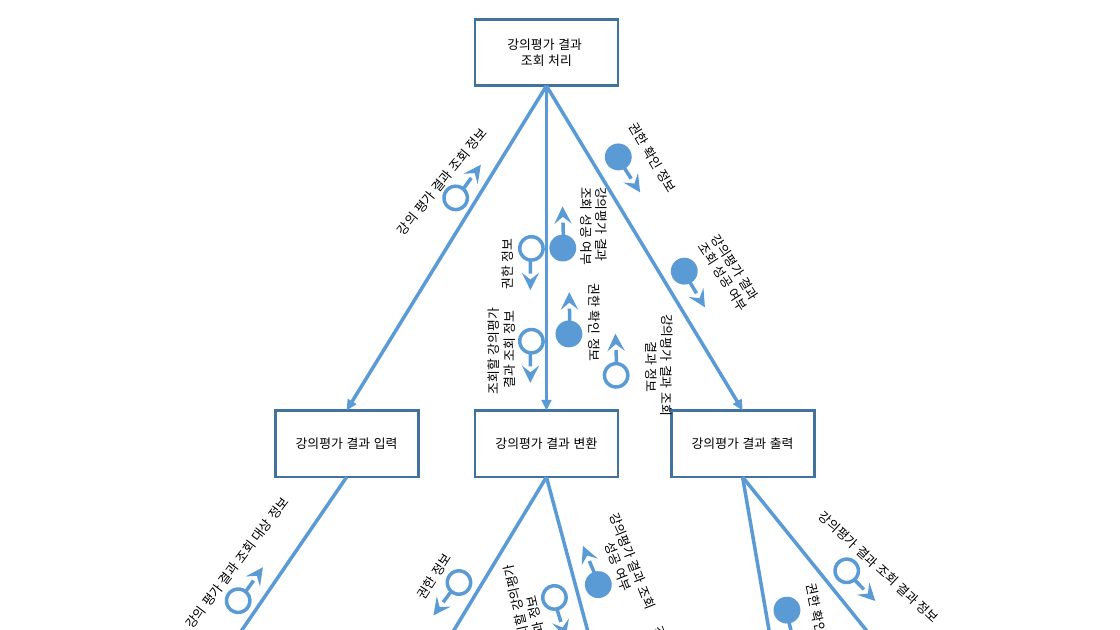
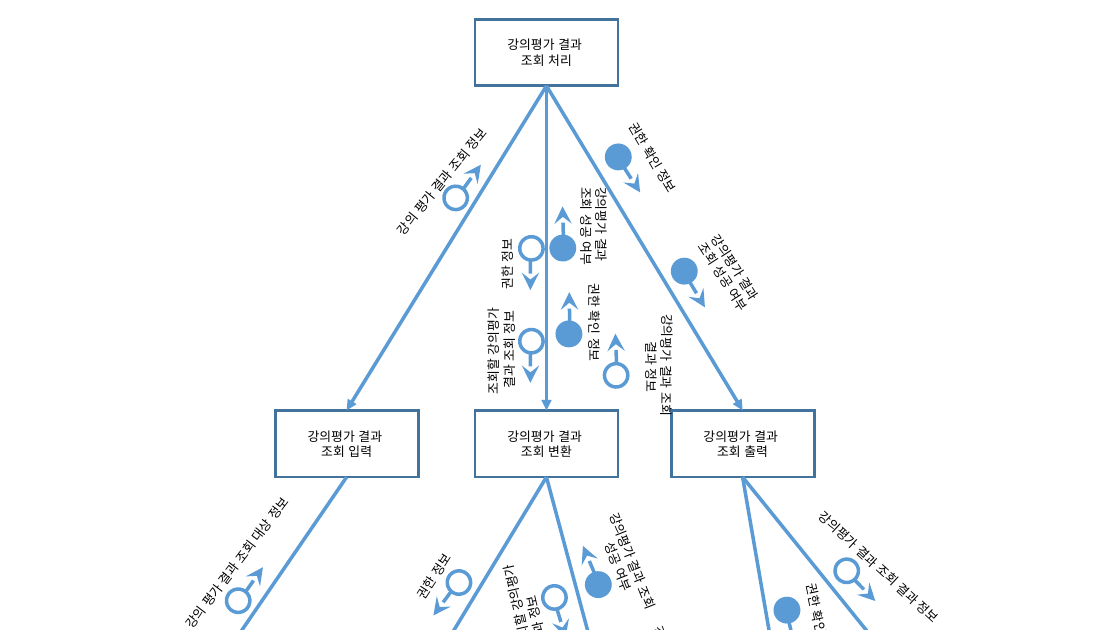
Before and after one commit to se04/se04, a slide deck: slide 1 of SDD 관련 자료/작업 결과물/프로그램 구조도(트랜스폼, 트랜젝션)/강의평과 결과 조회.pptx. Drawn at 1120x630 pixels with LibreOffice and Linux fonts; fonts in the diff are those of the drawing. Boxes give left, top, right and bottom in pixels: in the first picture for what was removed or moved away, otherwise in the second. Text is boxed around its words. In the diff, an @@ line names an element or a change of style, - is before the commit and + after.

```diff
--- a/SDD 관련 자료/작업 결과물/프로그램 구조도(트랜스폼, 트랜젝션)/강의평과 결과 조회.pptx
+++ b/SDD 관련 자료/작업 결과물/프로그램 구조도(트랜스폼, 트랜젝션)/강의평과 결과 조회.pptx
@@ text in rectangle at (308, 430, 382, 457): text changed @@
-강의평가 결과 입력
+강의평가 결과
+조회 입력
@@ text in rectangle at (507, 430, 582, 457): text changed @@
-강의평가 결과 변환
+강의평가 결과
+조회 변환
@@ text in rectangle at (703, 430, 778, 457): text changed @@
-강의평가 결과 출력
+강의평가 결과
+조회 출력
```
Also in this commit, not shown: 1 other file.
